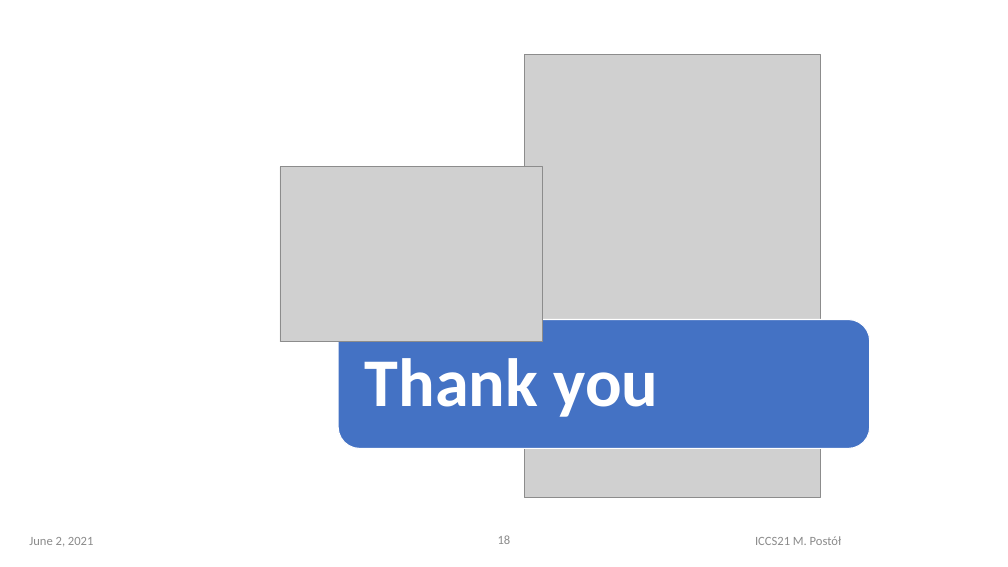
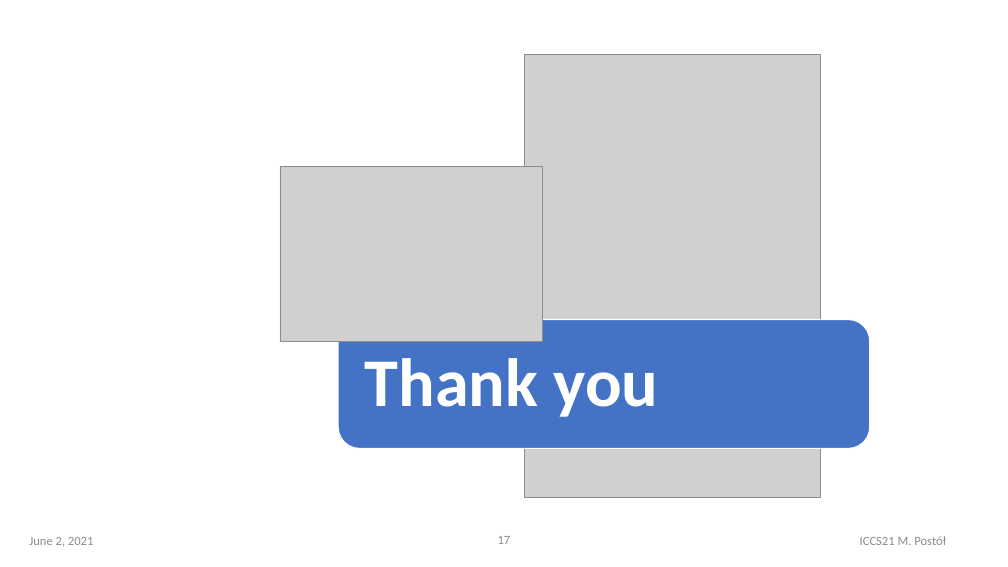
Before and after one commit to it-p-lodz-pl/OOI.Gateway2Azure.Aricle, a slide deck: slide 17 of ICCS21-Conference/OOI-CI-ICCS2021..pptx (slide 18 before the commit). Drawn at 1008x567 pixels with LibreOffice and Linux fonts; fonts in the diff are those of the drawing; grey boxes stand for pictures. Boxes give left, top, right and bottom in pixels: in the first picture for what was removed or moved away, otherwise in the second. Text is boxed around its words. In the diff, an @@ line names an element or a change of style, - is before the commit and + after.

```diff
--- a/ICCS21-Conference/OOI-CI-ICCS2021..pptx
+++ b/ICCS21-Conference/OOI-CI-ICCS2021..pptx
@@ page number at box(498, 536, 511, 544): text changed @@
-18
+17
@@ text "ICCS21 M. Postół": place and size @@
-text "ICCS21 M. Postół" at box(755, 536, 842, 545)
+text "ICCS21 M. Postół" at box(860, 536, 946, 545)
```
Also in this commit, not shown: 7 other slides changed, 1 slide removed, 2 other files.
